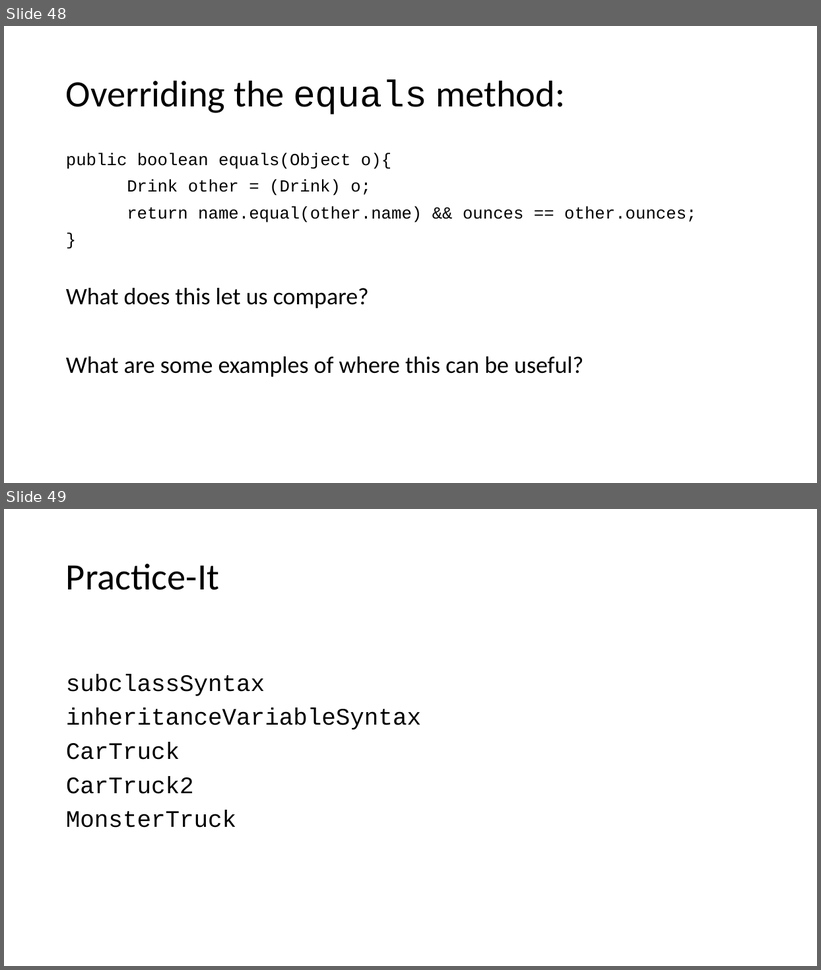
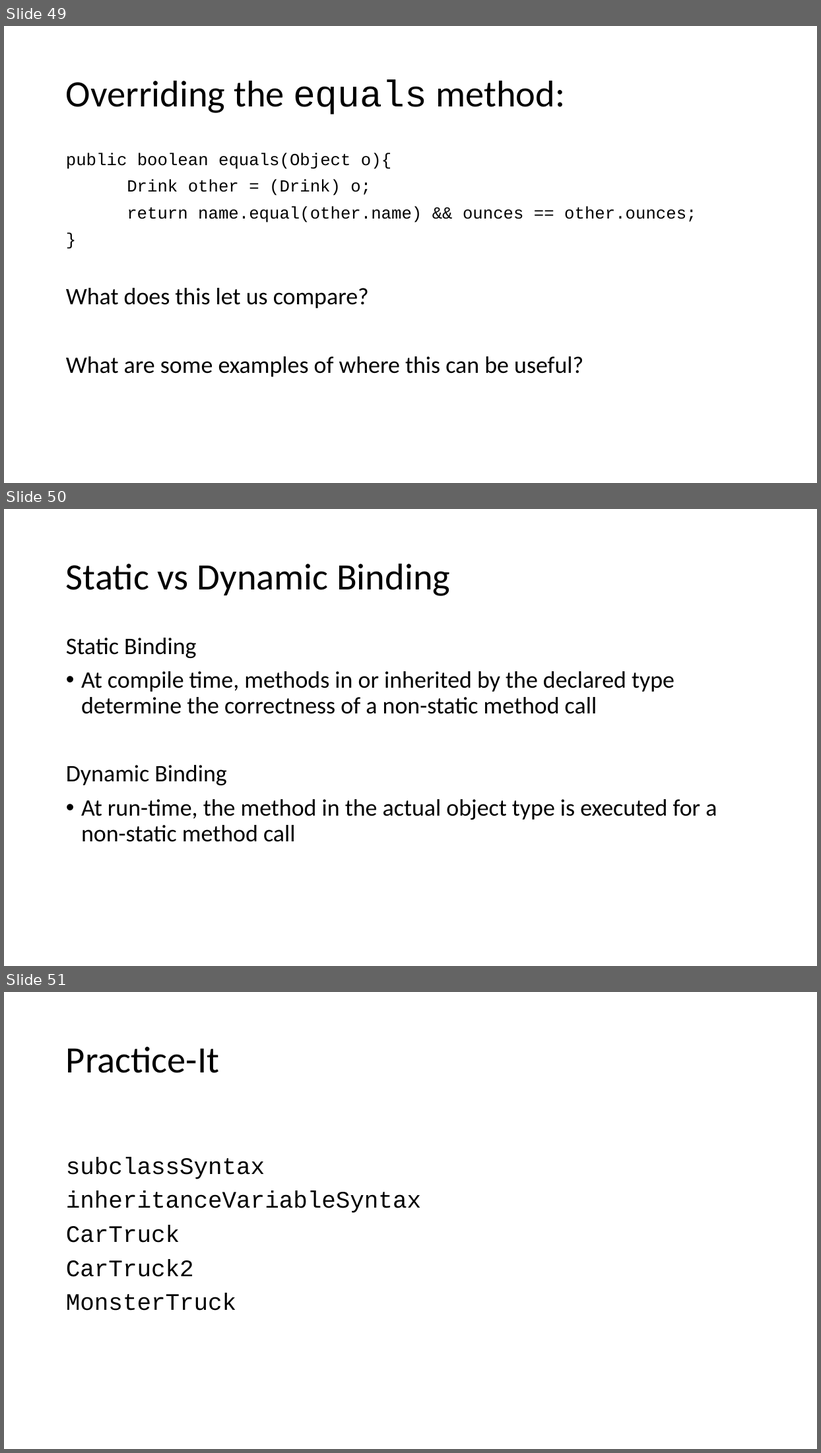
Before and after one commit to TEALSK12/apcsa-public, a slide deck: curriculum/Unit6/Unit6.pptx. Shown one above the other, each under a label of ours: slides 48 and 49 before the commit, slides 49, 50 and 51 after it. The pictures are 821x970 and 821x1453 pixels, drawn with LibreOffice and Linux fonts; fonts in the diff are those of the drawing. Boxes give left, top, right and bottom in pixels: in the first picture for what was removed or moved away, otherwise in the second. Text is boxed around its words. In the diff, an @@ line names an element or a change of style, - is before the commit and + after.

```diff
--- a/curriculum/Unit6/Unit6.pptx
+++ b/curriculum/Unit6/Unit6.pptx
@@ slide 50 added at [4,509,817,966], background #FFFFFF @@
@@ title added at [66,563,450,596], 44 pt, text #000000 @@
+Static vs Dynamic Binding
@@ text added at [66,638,717,842], 28 pt, text #000000 @@
+Static Binding
+• At compile time, methods in or inherited by the declared type determine the correctness of a non-static method call
+Dynamic Binding
+• At run-time, the method in the actual object type is executed for a non-static method call
@@ what was slide 48 is now slide 49 @@
@@ what was slide 49 is now slide 51 @@
```
Also in this commit, not shown: 1 other slide added.
